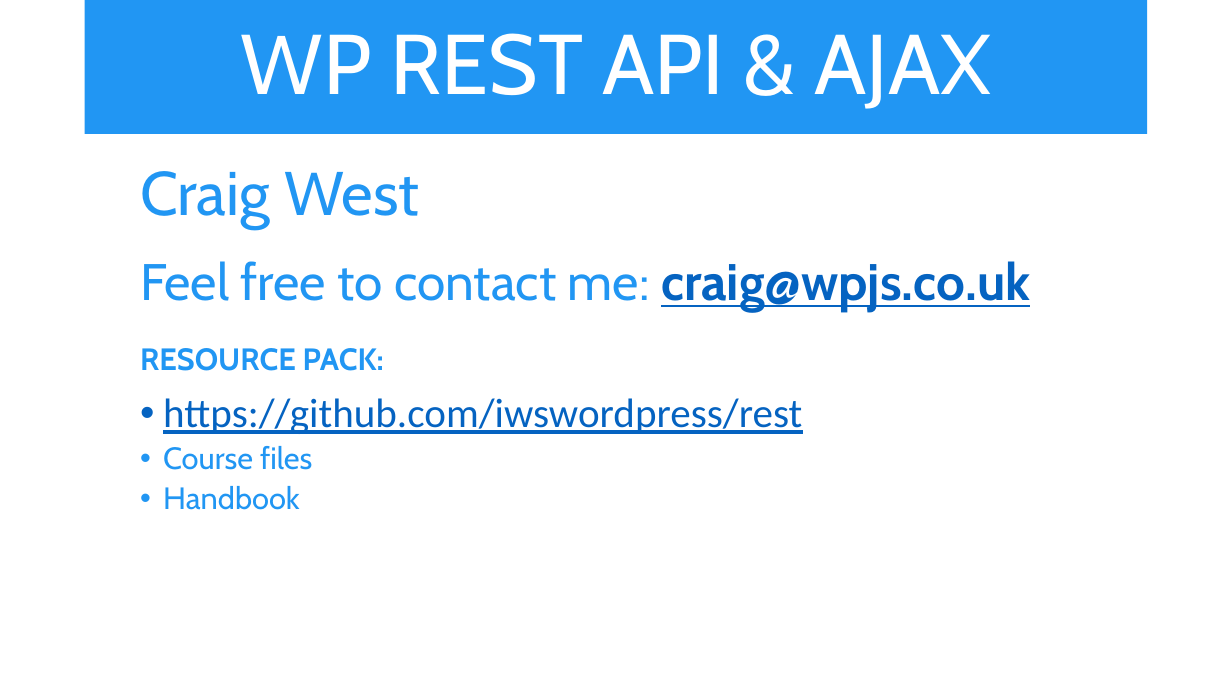
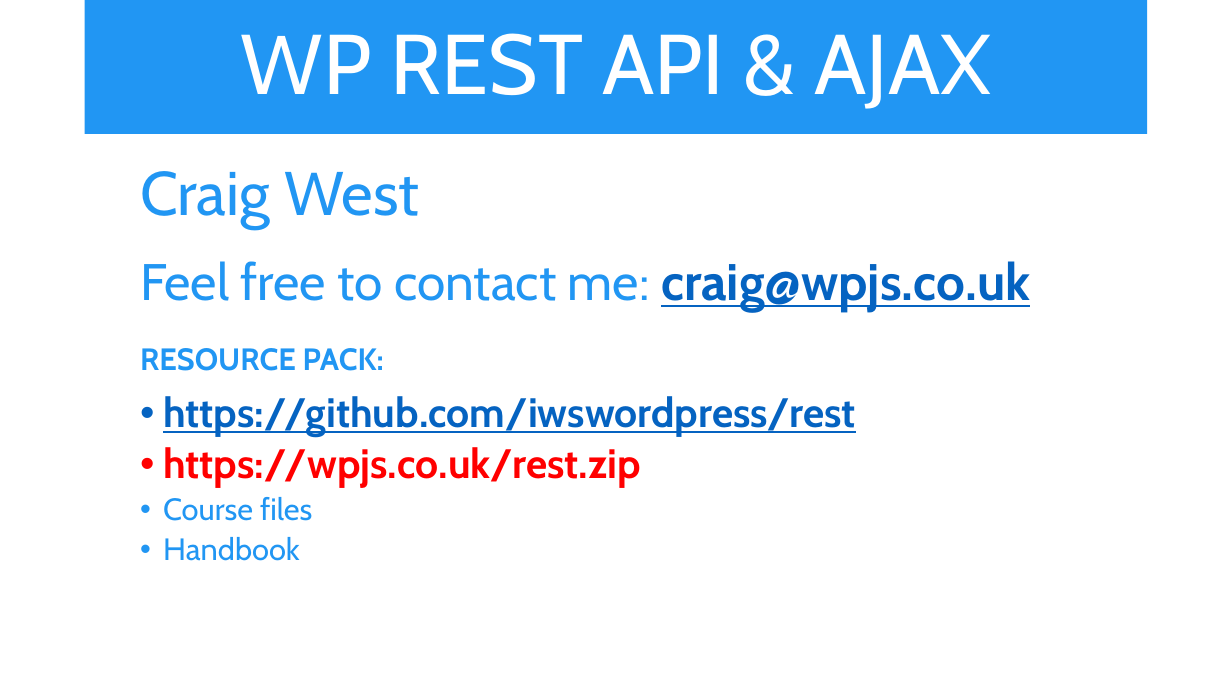
Before and after one commit to iwswordpress/rest, a slide deck: slide 1 of rest-api-workshop.pptx. Drawn at 1232x693 pixels with LibreOffice and Linux fonts; fonts in the diff are those of the drawing. Boxes give left, top, right and bottom in pixels: in the first picture for what was removed or moved away, otherwise in the second. Text is boxed around its words. In the diff, an @@ line names an element or a change of style, - is before the commit and + after.

```diff
--- a/rest-api-workshop.pptx
+++ b/rest-api-workshop.pptx
@@ text at bbox=[163, 396, 856, 437]: font Calibri to Cabin, bold on in "https://github.com/iwswordpress/rest" @@
@@ text at bbox=[163, 447, 641, 488]: paragraph added @@
+  • https://wpjs.co.uk/rest.zip
```
Also in this commit, not shown: 2 other files.
